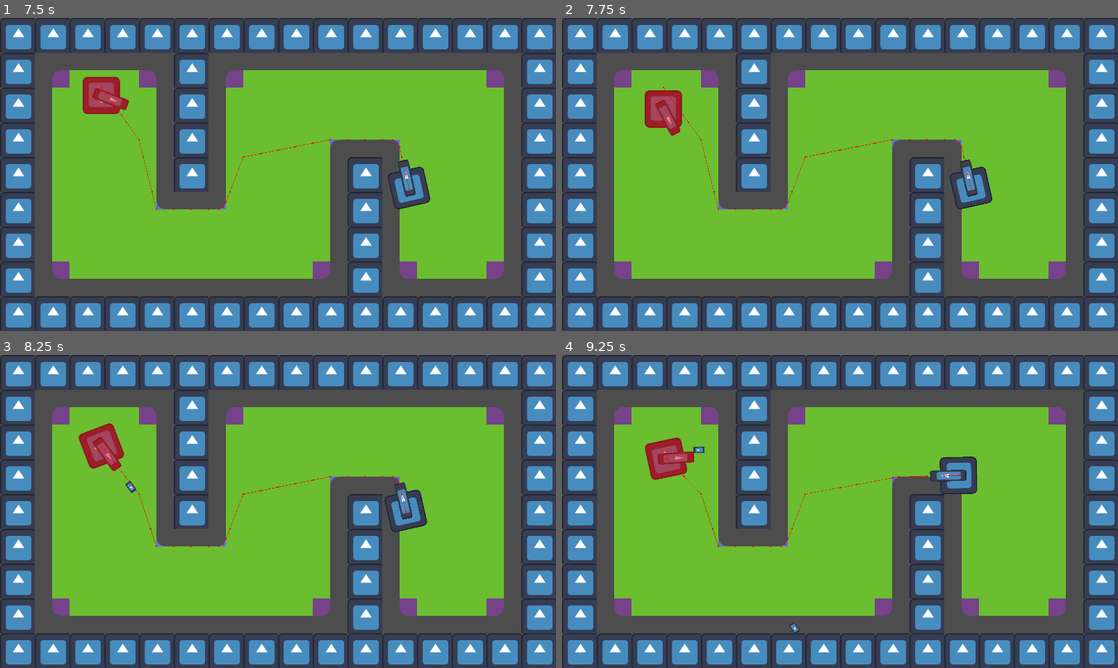
Above: before the commit, frames 1-4 (two rows, left to right).
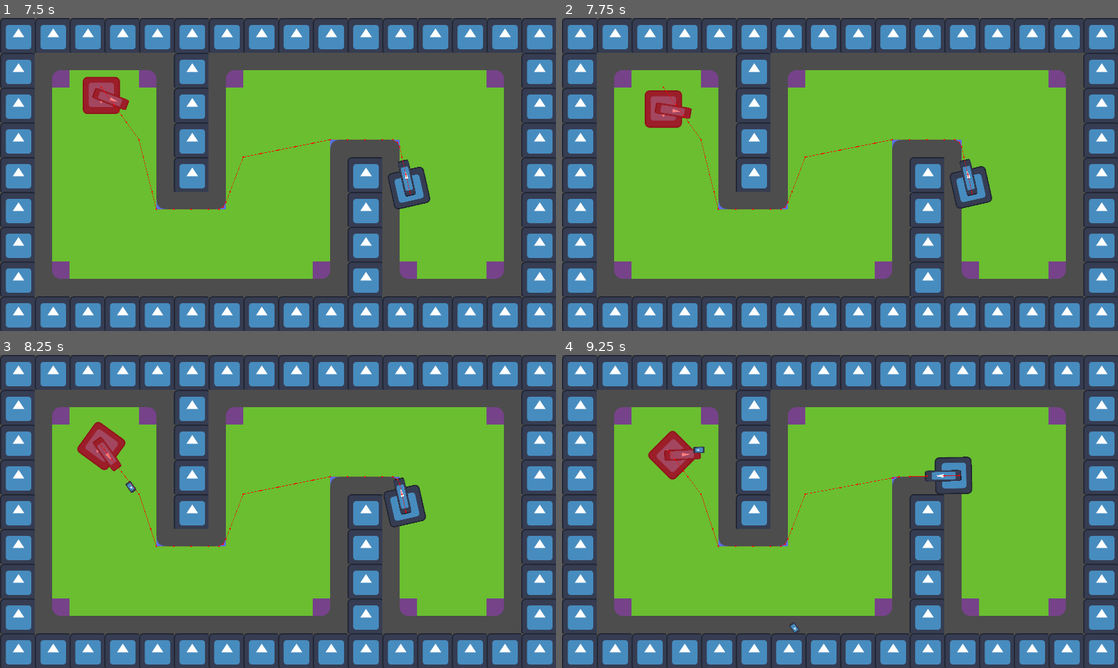
Above: after the commit, the same moments.

Repository: AugWii/GMTK-Game-Jam-Project
Game: Godot game, scene res://scenes/main.tscn
Same seed, same stepped clock (60 frames per second), same inputs: the game is played once before the commit and once after it. The engine's default icon, where the game draws it, is replaced by a stand-in: a white triangle on a blue panel in a dark square.
Inputs (mouse positions are in pixels of both pictures, inside the frame that each line leads up to):
- Up to frame 1 (7.5 s): click "Play" at 0.5 s; tap Enter at 1.25, 2.75, 4.25 s; move the mouse to (400, 158) at 1.27 s; press the mouse at (400, 158) at 1.28 s; hold D (turn_right) 1.28-2.03 s; tap Space at 2, 3.5, 5 s; move the mouse to (166, 190) at 2.02 s; release the mouse at (166, 190) at 2.03 s; hold S (move_backward) 2.03-2.78 s; click (166, 190) at 2.1 s; move the mouse to (333, 105) at 2.77 s; press the mouse at (333, 105) at 2.78 s; hold D (turn_right) 2.78-3.53 s; move the mouse to (250, 237) at 3.52 s; release the mouse at (250, 237) at 3.53 s; hold W (move_forward) 3.53-4.28 s; click (250, 237) at 3.6 s; move the mouse to (444, 221) at 4.27 s; press the mouse at (444, 221) at 4.28 s; hold A (turn_left) 4.28-5.78 s; move the mouse to (111, 127) at 5.02 s; release the mouse at (111, 127) at 5.03 s; click (111, 127) at 5.1 s; move the mouse to (305, 174) at 5.77 s; press the mouse at (305, 174) at 5.78 s; hold S (move_backward) 5.78-6.53 s; move the mouse to (194, 96) at 6.52 s; release the mouse at (194, 96) at 6.53 s; hold D (turn_right) 6.53-7.28 s; click (194, 96) at 6.6 s; move the mouse to (400, 158) at 7.27 s; press the mouse at (400, 158) at 7.28 s; hold W (move_forward) from 7.28 s (still down)
- Up to frame 2 (7.75 s): keep holding W (move_forward)
- Up to frame 3 (8.25 s): move the mouse to (166, 527) at 8.02 s; release W (move_forward) at 8.03 s; release the mouse at (166, 527) at 8.03 s; hold D (turn_right) from 8.03 s (still down); click (166, 527) at 8.1 s
- Up to frame 4 (9.25 s): move the mouse to (895, 442) at 8.77 s; release D (turn_right) at 8.78 s; press the mouse at (895, 442) at 8.78 s; hold S (move_backward) from 8.78 s (still down)

Frame 1 is identical in both runs. In frame 2, 0.3% of the frame differs, in the area x 16-78%, y 26-62%; in frame 3, 0.8%; in frame 4, 1.1%, in the area x 14-75%, y 24-45%.

Commit message:
small rewind fixes

Diff:
--- a/scripts/player.gd
+++ b/scripts/player.gd
@@ -111,11 +111,11 @@
 	if rewind_pos.size() > 0:
 		is_rewinding = true
 		moving_dir = 0
+		turning = 0
 		process_mode = Node.PROCESS_MODE_ALWAYS
 		get_tree().paused = true
 		$Body.material.set_shader_parameter("is_vulnerable", true)
 		cannon_sprite.material.set_shader_parameter("is_vulnerable", true)
-		is_vulnerable = true
 
 		var pos_tween = create_tween()
 		for pos in rewind_pos:
@@ -124,13 +124,15 @@
 				pos.z += deg_to_rad(360)
 			pos_tween.parallel().tween_property($".", "rotation", pos.z, rewind_timer.wait_time / 4)
 			pos_tween.parallel().tween_property(cannon_sprite, "rotation", pos.w, rewind_timer.wait_time / 4)
+			rewind_pos.erase(pos)
+		pos_tween.parallel().tween_property(cannon_sprite, "rotation", get_angle_to(get_global_mouse_position()) + deg_to_rad(90), rewind_timer.wait_time / 4)
 		await pos_tween.finished
 
+		is_vulnerable = true
 		vulnerable_timer.start(total_rewind_time)
 		process_mode = Node.PROCESS_MODE_INHERIT
 		get_tree().paused = false
 		is_rewinding = false
-	rewind_pos.clear()
 
 func _on_rewind_count_timer_timeout() -> void:
 	if rewind_pos.size() >= total_rewind_time * (1 / rewind_timer.wait_time):
